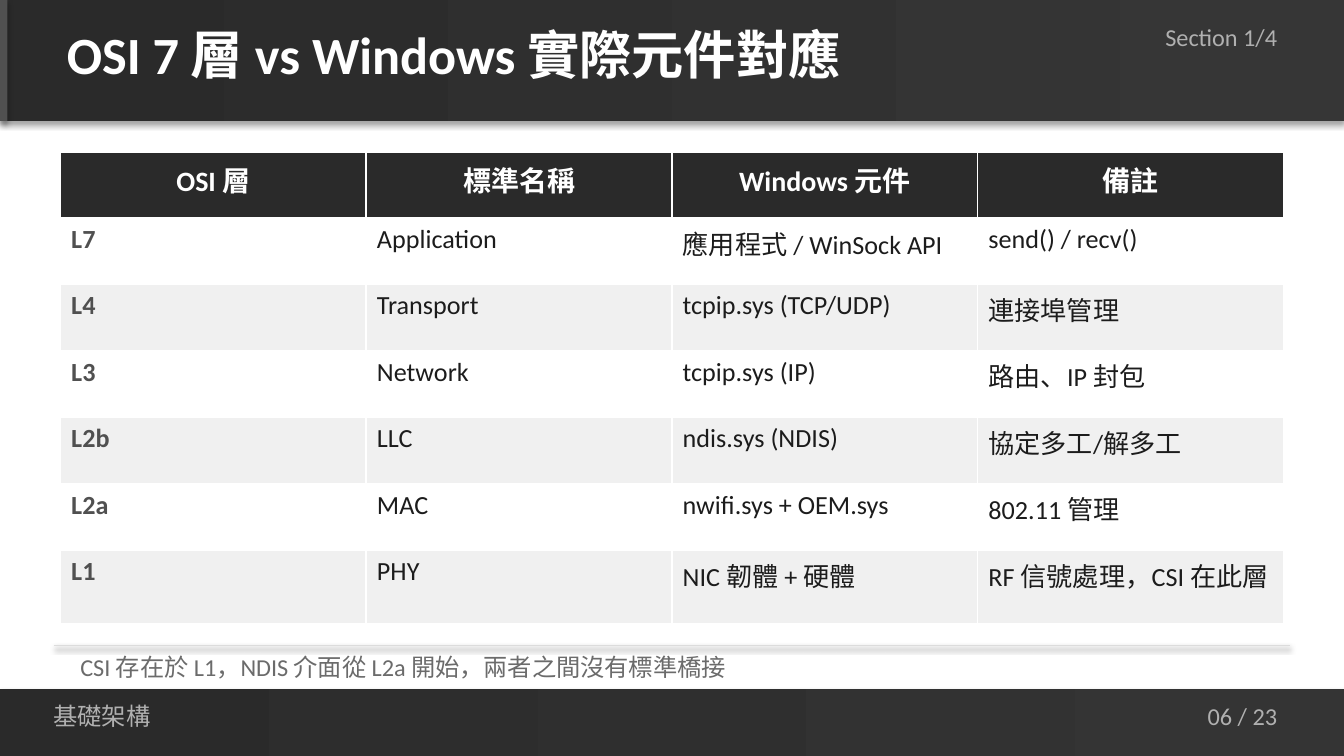
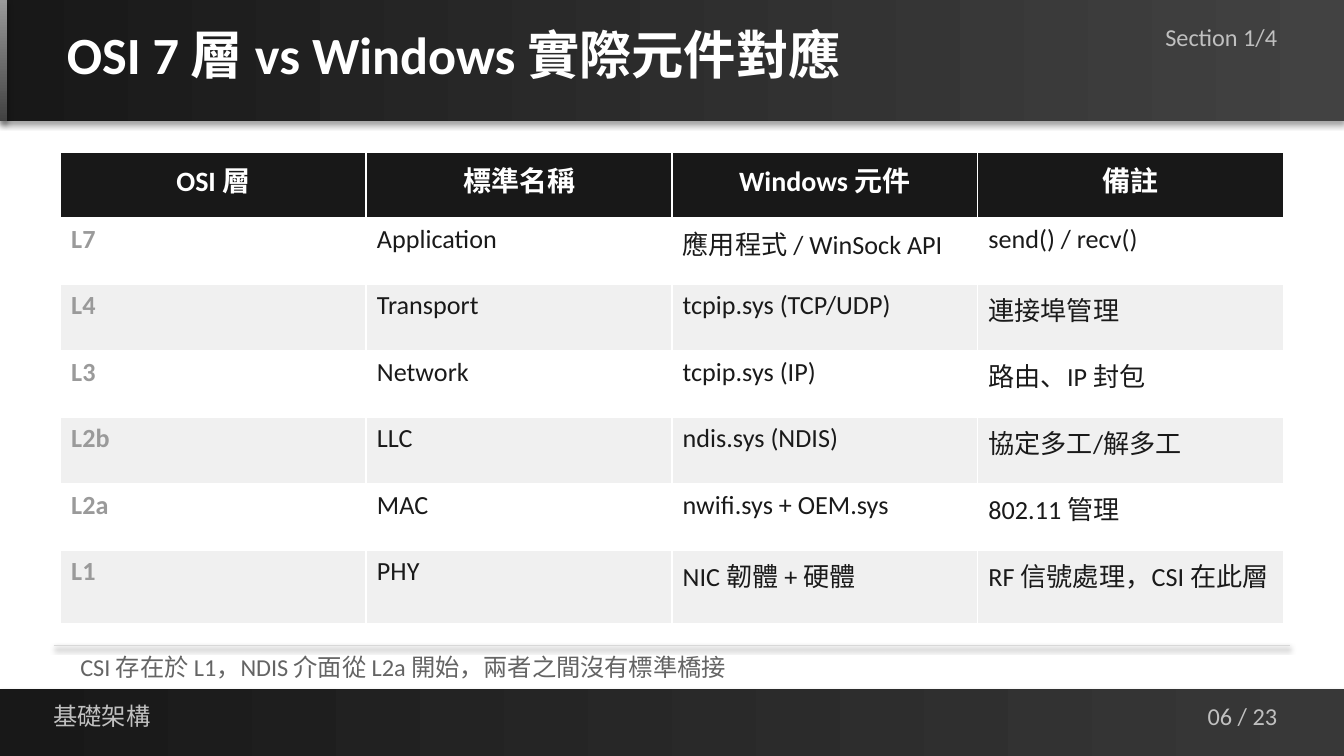
Before and after one commit to jacky92219-cell/network-ppt-project, a slide deck: slide 6 of output/network-card-csi-v5.1.pptx. Drawn at 1344x756 pixels with LibreOffice and Linux fonts; fonts in the diff are those of the drawing. Boxes give left, top, right and bottom in pixels: in the first picture for what was removed or moved away, otherwise in the second. Text is boxed around its words. In the diff, an @@ line names an element or a change of style, - is before the commit and + after.

```diff
--- a/output/network-card-csi-v5.1.pptx
+++ b/output/network-card-csi-v5.1.pptx
@@ rectangle at (x1=0, y1=0, x2=1344, y2=121): fill gradient #2A2A2A to #363636 to gradient #181818 to #424242 @@
@@ rectangle at (x1=0, y1=0, x2=8, y2=121): fill #505050 to gradient #9A9A9A to #424242 @@
@@ table at (x1=60, y1=152, x2=1281, y2=617) @@
@@ fill #2A2A2A to #181818 in row 1 @@
@@ text colour #505050 to #9A9A9A in "L7", "L4", "L3", "L2b" and 2 more places @@
@@ text colour #1C1C1C to #1A1A1A in "Application", "應用程式 / WinSock API", "send() / recv()", "Transport" and 14 more places @@
@@ rectangle at (x1=0, y1=688, x2=1344, y2=755): fill gradient #2A2A2A to #343434 to gradient #181818 to #383838 @@
@@ text colour #B0B0B0 to #C0C0C0 in 3 elements at (x1=1165, y1=29, x2=1277, y2=47), (x1=53, y1=704, x2=150, y2=727), (x1=1208, y1=708, x2=1278, y2=725) @@
```
Also in this commit, not shown: 22 other slides changed, 2 other files.
